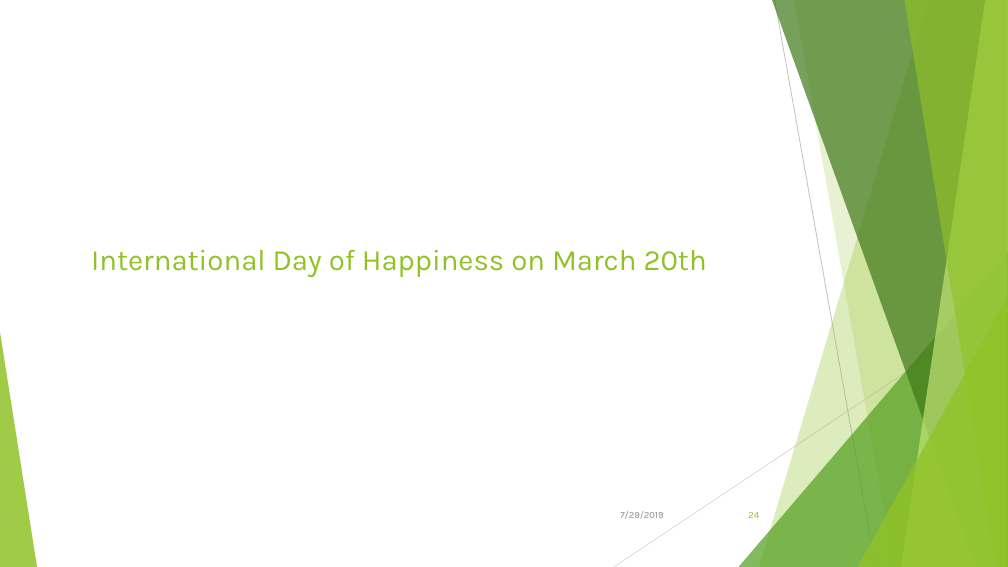
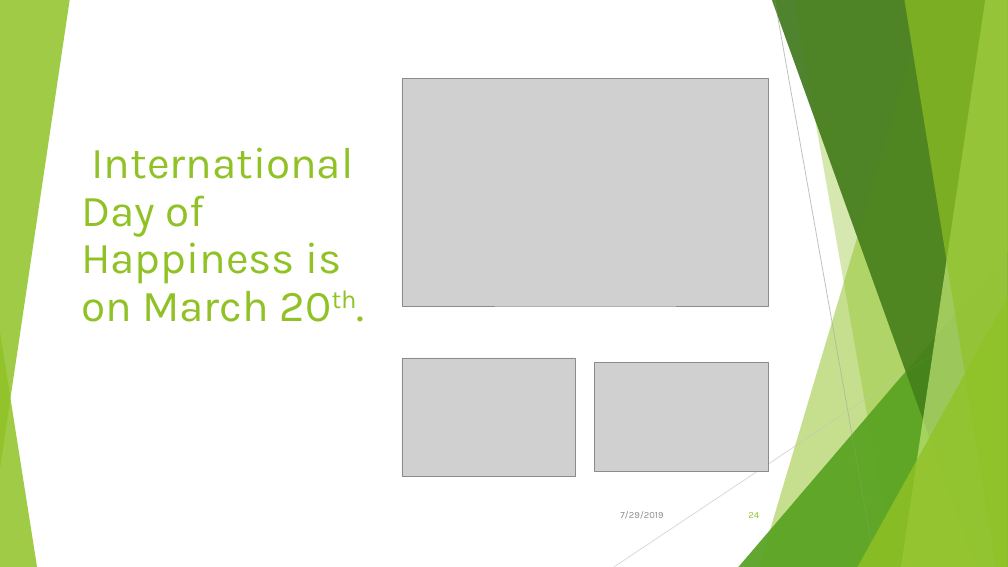
Before and after one commit to Kika000/Project-1, a slide deck: slide 24 of What Makes the World Happy.pptx. Drawn at 1008x567 pixels with LibreOffice and Linux fonts; fonts in the diff are those of the drawing; grey boxes stand for pictures. Boxes give left, top, right and bottom in pixels: in the first picture for what was removed or moved away, otherwise in the second. Text is boxed around its words. In the diff, an @@ line names an element or a change of style, - is before the commit and + after.

Commit message:
Modified to PPT slides 15,16,21 and 24

```diff
--- a/What Makes the World Happy.pptx
+++ b/What Makes the World Happy.pptx
@@ group added at (0,0,1008,567): 5 freeform shapes, 3 triangles, 2 lines @@
@@ line removed from (775, 0) to (876, 567) @@
@@ title "International Day of Happiness is ..." at (81,147,354,322): vertical alignment top to bottom @@
@@ picture added at (402,79,769,306) @@
@@ title at (81,147,354,322): text changed; size 28 to 42 pt @@
-International Day of Happiness on March 20th
+International Day of Happiness is on March 20th.
@@ line removed from (1008, 305) to (614, 567) @@
@@ picture added at (402,358,576,476) @@
@@ picture added at (594,363,768,472) @@
```
Also in this commit, not shown: 4 other slides changed, 2 other files.
